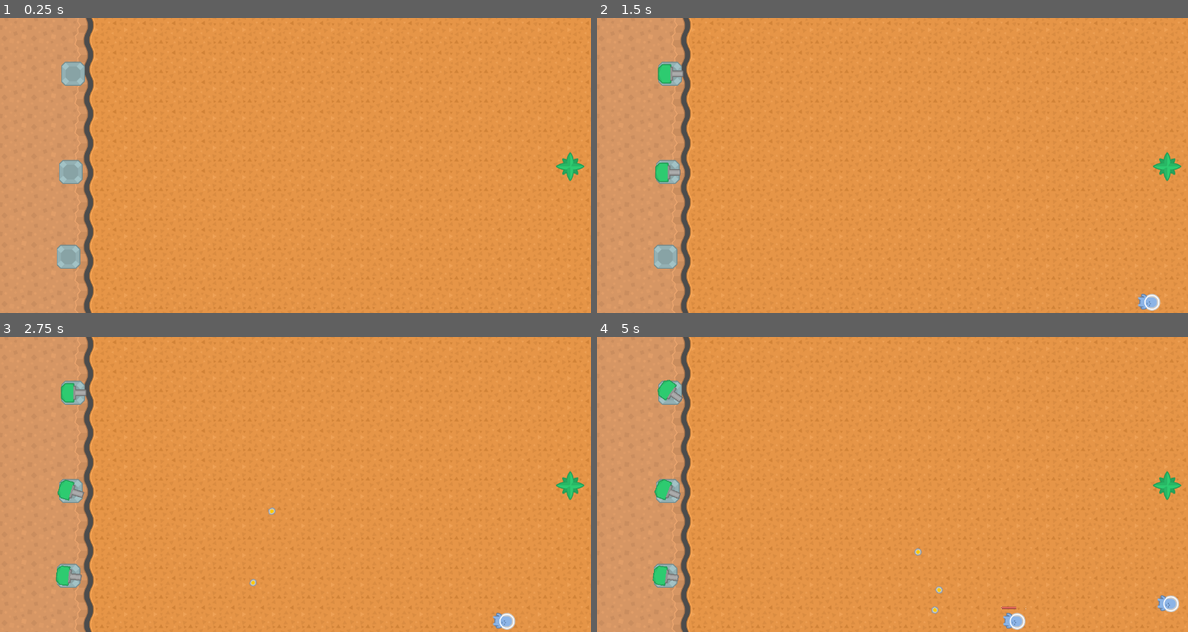
Above: before the commit, frames 1-4 (two rows, left to right).
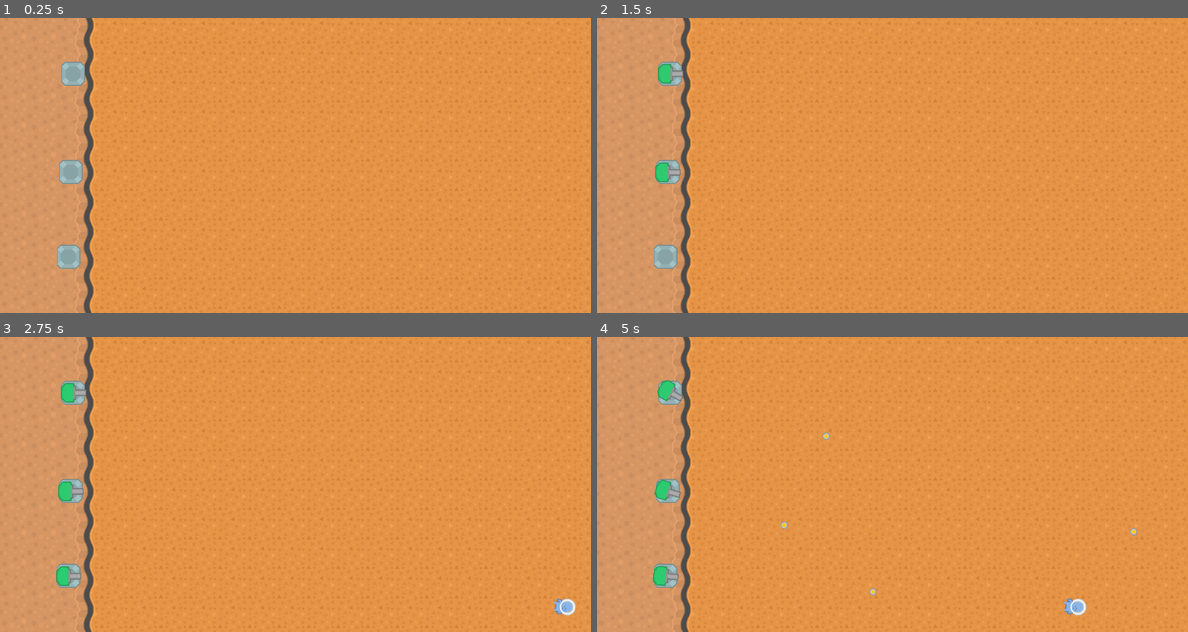
Above: after the commit, the same moments.

Repository: Mynijo/GateDefense
Game: Godot game, scene res://terrain/Map01.tscn
Two runs of this game, one before a commit and one after it. Both use one fixed random seed, a clock stepped at 60 frames per second and the inputs below.
Inputs (mouse positions are in pixels of both pictures, inside the frame that each line leads up to):
- Up to frame 1 (0.25 s): no input
- Up to frame 2 (1.5 s): tap Enter at 0.5 s; move the mouse to (667, 74) at 0.52 s; click (667, 74) at 0.67 s; move the mouse to (667, 171) at 1.27 s; click (667, 171) at 1.42 s
- Up to frame 3 (2.75 s): move the mouse to (70, 575) at 2.02 s; click (70, 575) at 2.17 s
- Up to frame 4 (5 s): move the mouse to (862, 543) at 2.77 s; click (862, 543) at 2.92 s; move the mouse to (1069, 528) at 3.52 s; click (1069, 528) at 3.67 s; move the mouse to (715, 440) at 4.27 s; click (715, 440) at 4.42 s

The runs differ from the first frame. In frame 1, 0.2% of the frame differs, in the area x 94-99%, y 45-56%; in frame 2, 0.4%; in frame 3, 0.8%; in frame 4, 1.1%, in the area x 9-99%, y 14-100%.

Commit message:
Wellen Spawn ist nun schöner

Diff:
--- a/Enemy/EnemySpawner.gd
+++ b/Enemy/EnemySpawner.gd
@@ -17,7 +17,7 @@
 		var e = enemy.instance()
 		add_child(e)
 		var pos = Vector2()
-		pos.x = position.normalized().x
+		pos.x = ((randi() % 100 )+ 1) + position.normalized().x
 		pos.y = ((randi() % 640 )+ 1) -320
 		e.spawn(pos)
 
--- a/terrain/Map01.tscn
+++ b/terrain/Map01.tscn
@@ -6,7 +6,6 @@
 [ext_resource path="res://Player/Gate.tscn" type="PackedScene" id=4]
 [ext_resource path="res://Player/Player.tscn" type="PackedScene" id=5]
 [ext_resource path="res://Tower/TowerPlace.tscn" type="PackedScene" id=6]
-[ext_resource path="res://Tower/TowerPhy.tscn" type="PackedScene" id=7]
 
 [node name="Map01" type="Node2D" index="0"]
 
@@ -38,7 +37,7 @@
 
 [node name="EnemySpawner" parent="." index="1" instance=ExtResource( 3 )]
 
-position = Vector2( 1235.37, 322.47 )
+position = Vector2( 1312.91, 329.272 )
 
 [node name="Gate" parent="." index="2" instance=ExtResource( 4 )]
 
@@ -52,7 +51,6 @@
 [node name="TowerPlace" parent="." index="4" instance=ExtResource( 6 )]
 
 position = Vector2( 159.277, 121.563 )
-tower = ExtResource( 7 )
 
 [node name="TowerPlace2" parent="." index="5" instance=ExtResource( 6 )]
 
Not shown: 1 places in terrain/Map01.tscn that only renumber resources
